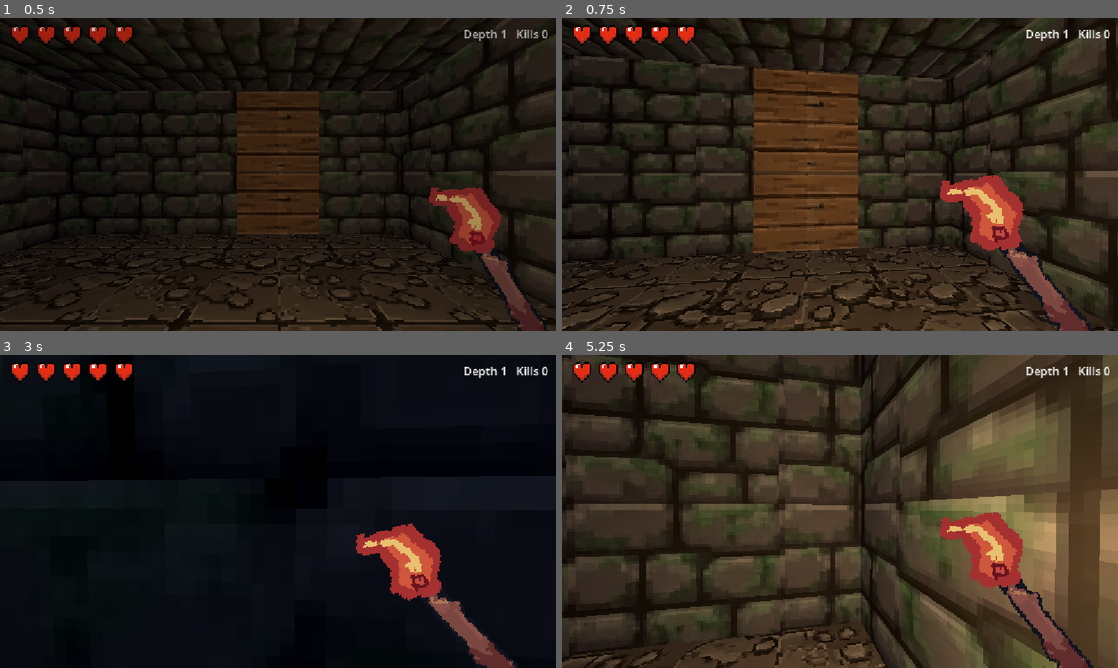
Above: before the commit, frames 1-4 (two rows, left to right).
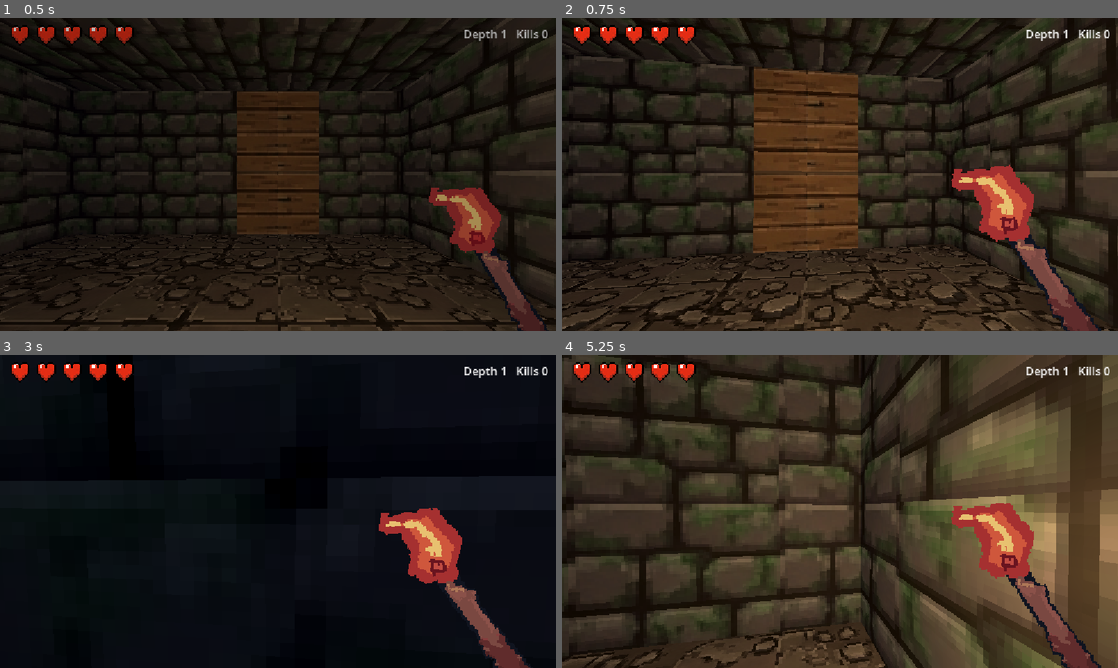
Above: after the commit, the same moments.

Repository: WatcherAtTheThreshold/threshold-deep
Game: Godot game, scene res://scenes/dungeon.tscn
The game is run twice, just before and just after one commit, with the same random seed, the same clock (stepped at 60 frames per second) and the same inputs.
Inputs (mouse positions are in pixels of both pictures, inside the frame that each line leads up to):
- Up to frame 1 (0.5 s): no input
- Up to frame 2 (0.75 s): tap Enter at 0.5 s; move the mouse to (867, 174) at 0.52 s; press the mouse at (867, 174) at 0.53 s; hold W (move_forward) from 0.53 s (still down)
- Up to frame 3 (3 s): keep holding W (move_forward); move the mouse to (250, 511) at 1.27 s; release the mouse at (250, 511) at 1.28 s; tap Space (dash) at 1.35, 2 s; move the mouse to (289, 505) at 2.02 s; tap R at 2.1 s; move the mouse to (272, 517) at 2.77 s; click (272, 517) at 2.85 s
- Up to frame 4 (5.25 s): keep holding W (move_forward); tap Enter at 3.5 s; move the mouse to (878, 514) at 3.52 s; tap Space (dash) at 3.6, 4.25 s; move the mouse to (795, 508) at 4.27 s; tap R at 4.35 s; move the mouse to (845, 511) at 5.02 s; press the mouse at (845, 511) at 5.03 s

Frame 1 is identical in both runs. In frame 2, 4.2% of the frame differs, in the area x 68-97%, y 46-100%; in frame 3, 5.1%, in the area x 64-96%, y 48-100%; in frame 4, 4.0%.

Commit message:
Attacks are jabs now: retract down off-screen, piston back up
One shared motion for torch and sword: yank down toward the corner
(0.07s), snap back up past rest on the swing frame with only a
slight arc (0.07s cubic), settle (0.18s). Replaces the arc-heavy
swing and thrust variants.

Co-Authored-By: Claude Fable 5 <noreply@anthropic.com>

Diff:
--- a/scripts/viewmodel.gd
+++ b/scripts/viewmodel.gd
@@ -10,7 +10,6 @@
 
 var idle_texture: Texture2D = TORCH_IDLE
 var swing_texture: Texture2D = TORCH_SWING
-var is_sword := false
 var bob_time := 0.0
 var base_offset: Vector2
 var swing_offset := Vector2.ZERO
@@ -26,7 +25,6 @@
 
 func set_sword(equipped: bool) -> void:
 	# The right hand holds the best weapon; the torch moves left.
-	is_sword = equipped
 	idle_texture = SWORD_IDLE if equipped else TORCH_IDLE
 	swing_texture = SWORD_SWING if equipped else TORCH_SWING
 	texture = idle_texture
@@ -48,40 +46,19 @@
 
 
 func _on_attacked() -> void:
-	if is_sword:
-		_sword_thrust()
-	else:
-		_torch_swing()
-
-
-func _torch_swing() -> void:
-	# Swap to the drawn swing frame and arc toward screen center.
-	texture = swing_texture
+	# The jab, same for torch and sword: yank the weapon down toward
+	# off-screen, then piston it back up past rest with only a slight
+	# arc, then settle. Stabby, not sweepy.
 	var tween := create_tween().set_parallel(true)
-	tween.tween_property(self, "swing_offset", Vector2(-36.0, -4.0), 0.07) \
+	tween.tween_property(self, "swing_offset", Vector2(10.0, 110.0), 0.07) \
 			.set_trans(Tween.TRANS_QUAD).set_ease(Tween.EASE_OUT)
-	tween.tween_property(self, "rotation", -0.3, 0.07) \
-			.set_trans(Tween.TRANS_QUAD).set_ease(Tween.EASE_OUT)
-	tween.chain().tween_property(self, "swing_offset", Vector2.ZERO, 0.22)
-	tween.parallel().tween_property(self, "rotation", 0.0, 0.22)
-	tween.chain().tween_callback(func() -> void: texture = idle_texture)
-
-
-func _sword_thrust() -> void:
-	# Three beats: pull back into the corner (anticipation), drive
-	# up-and-inward on the swing frame (rotation around the corner
-	# pivot sells the upward read without lifting the canvas edge),
-	# then settle home.
-	var tween := create_tween().set_parallel(true)
-	tween.tween_property(self, "swing_offset", Vector2(16.0, 14.0), 0.07) \
-			.set_trans(Tween.TRANS_QUAD).set_ease(Tween.EASE_OUT)
-	tween.tween_property(self, "rotation", 0.1, 0.07) \
+	tween.tween_property(self, "rotation", 0.05, 0.07) \
 			.set_trans(Tween.TRANS_QUAD).set_ease(Tween.EASE_OUT)
 	tween.chain().tween_callback(func() -> void: texture = swing_texture)
-	tween.chain().tween_property(self, "swing_offset", Vector2(-34.0, -10.0), 0.08) \
+	tween.chain().tween_property(self, "swing_offset", Vector2(-14.0, -10.0), 0.07) \
 			.set_trans(Tween.TRANS_CUBIC).set_ease(Tween.EASE_OUT)
-	tween.parallel().tween_property(self, "rotation", -0.28, 0.08) \
+	tween.parallel().tween_property(self, "rotation", -0.1, 0.07) \
 			.set_trans(Tween.TRANS_CUBIC).set_ease(Tween.EASE_OUT)
-	tween.chain().tween_property(self, "swing_offset", Vector2.ZERO, 0.24)
-	tween.parallel().tween_property(self, "rotation", 0.0, 0.24)
+	tween.chain().tween_property(self, "swing_offset", Vector2.ZERO, 0.18)
+	tween.parallel().tween_property(self, "rotation", 0.0, 0.18)
 	tween.chain().tween_callback(func() -> void: texture = idle_texture)
